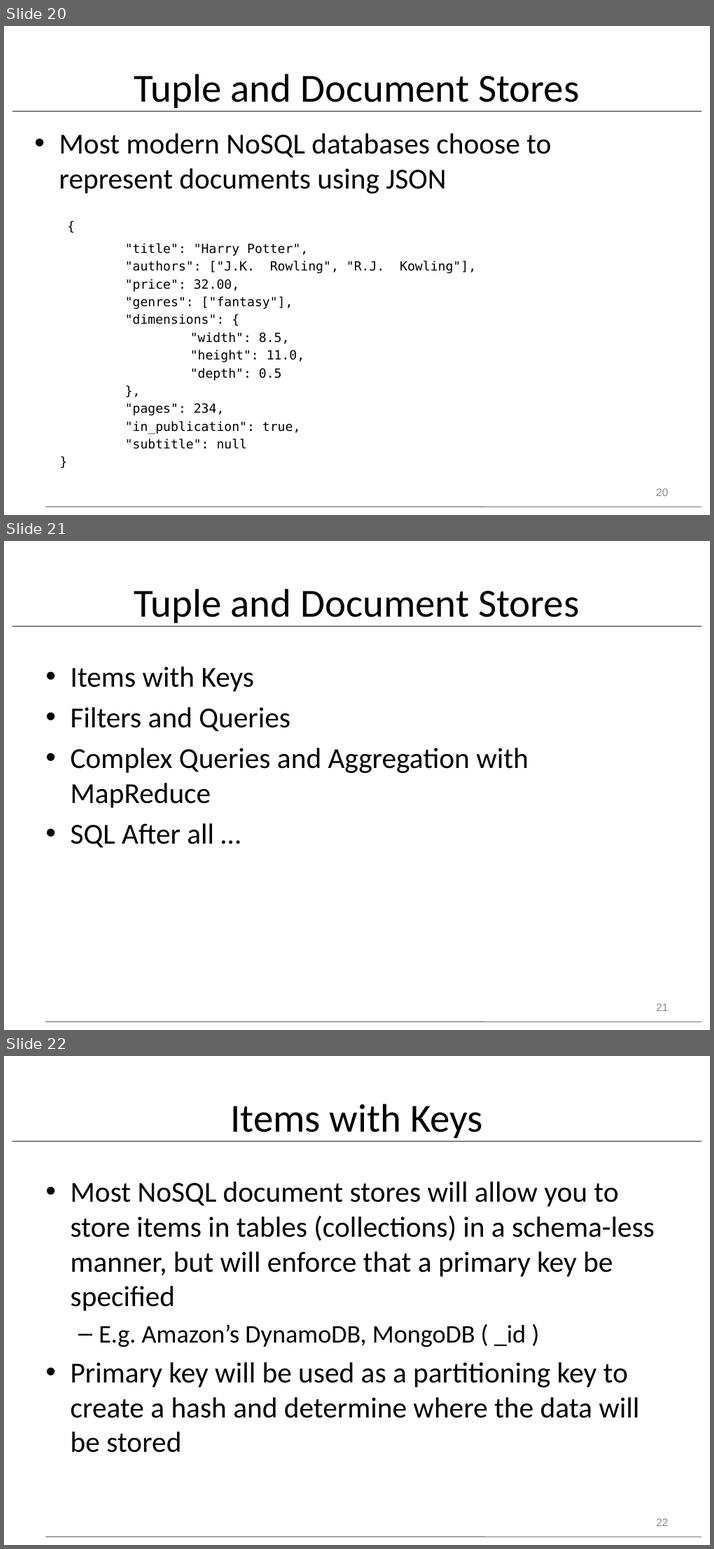
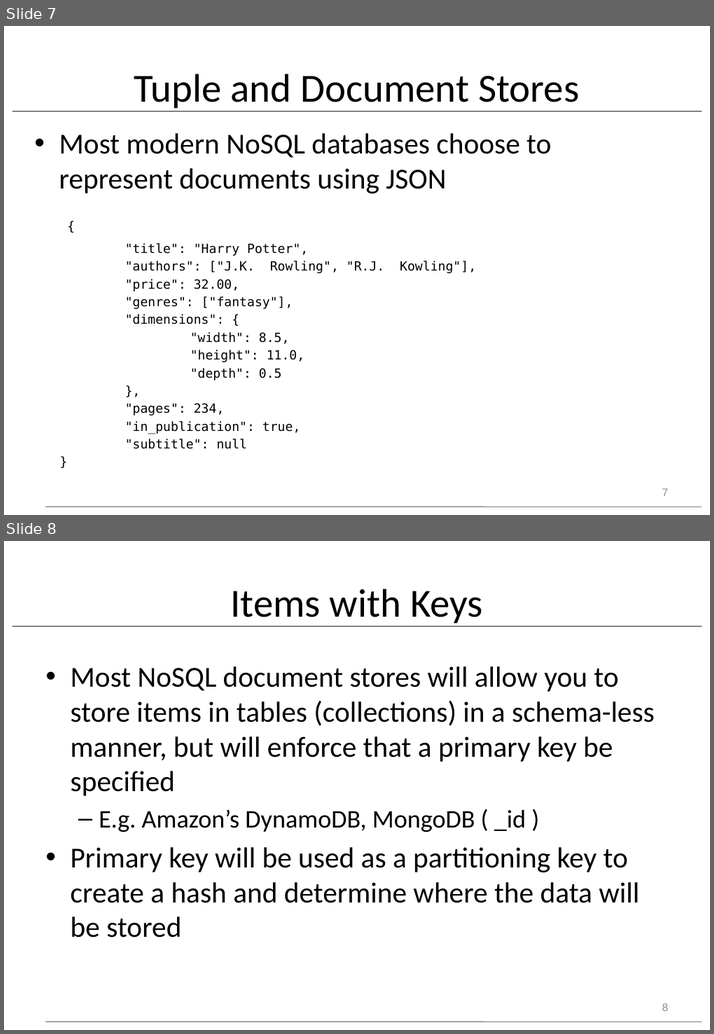
Before and after one commit to dickinson-comp378-fa2025/comp378-web, a slide deck: resources/class27/pdbm-ch11-abbrev.pptx. Shown one above the other, each under a label of ours: slides 20, 21 and 22 before the commit, slides 7 and 8 after it. The pictures are 714x1549 and 714x1034 pixels, drawn with LibreOffice and Linux fonts; fonts in the diff are those of the drawing. Boxes give left, top, right and bottom in pixels: in the first picture for what was removed or moved away, otherwise in the second. Text is boxed around its words. In the diff, an @@ line names an element or a change of style, - is before the commit and + after.

```diff
--- a/resources/class27/pdbm-ch11-abbrev.pptx
+++ b/resources/class27/pdbm-ch11-abbrev.pptx
@@ slide 21 removed at (x1=4, y1=541, x2=710, y2=1030), background #FFFFFF; not listed: 2 template elements that a slide beside it also shows @@
@@ title removed at (x1=134, y1=589, x2=579, y2=626) @@
-Tuple and Document Stores
@@ text removed at (x1=70, y1=666, x2=528, y2=848) @@
-• Items with Keys
-• Filters and Queries
-• Complex Queries and Aggregation with MapReduce
-• SQL After all …
@@ page number removed at (x1=656, y1=1003, x2=668, y2=1011) @@
-21
@@ what was slide 20 is now slide 7 @@
@@ page number at (x1=662, y1=488, x2=668, y2=496): text changed @@
-20
+7
@@ what was slide 22 is now slide 8 @@
@@ page number at (x1=662, y1=1003, x2=668, y2=1011): text changed @@
-22
+8
```
Also in this commit, not shown: 15 other slides removed, 1 other file.
